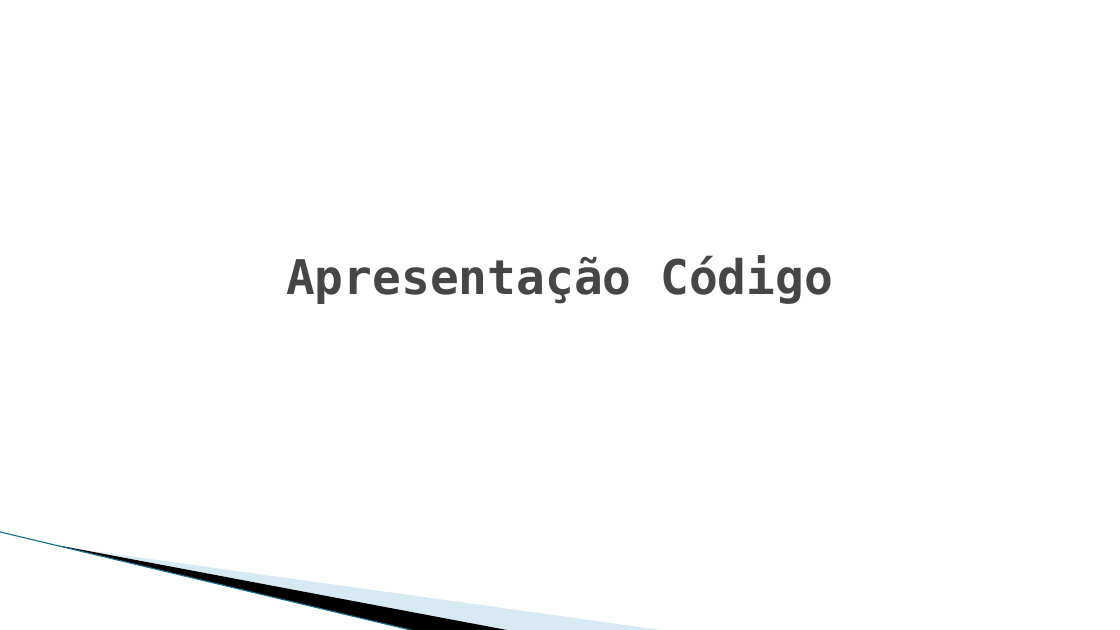
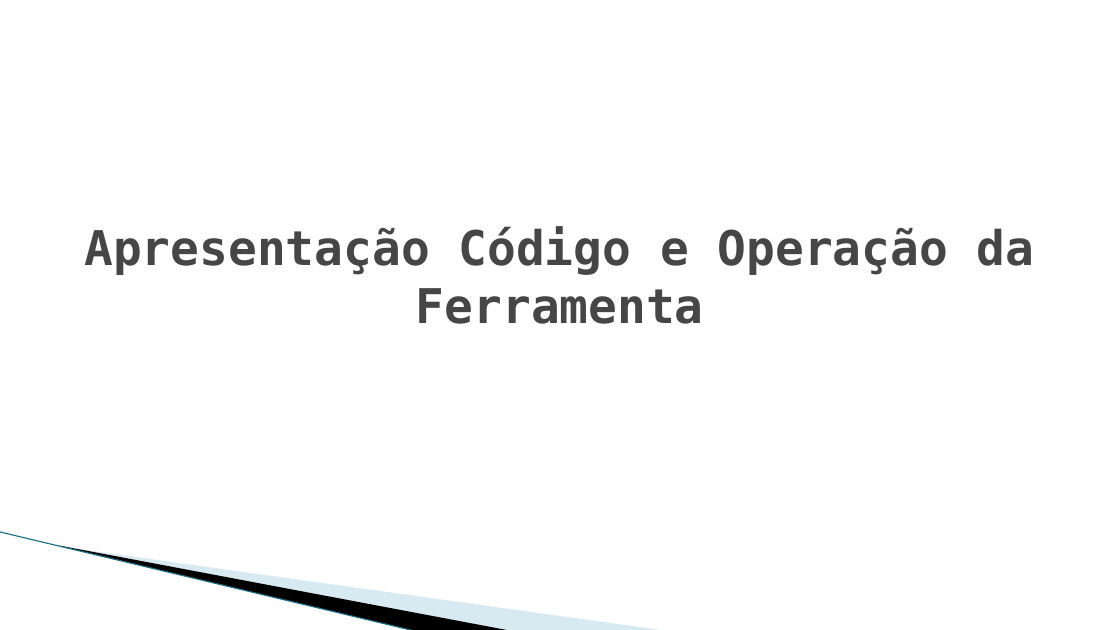
Before and after one commit to rodrigodmalves/integraFacil, a slide deck: slide 7 of artigo/Alves, Rodrigo - SUÍTE DE INTEGRAÇÃO DE SISTEMAS WEB.pptx (slide 5 before the commit). Drawn at 1120x630 pixels with LibreOffice and Linux fonts; fonts in the diff are those of the drawing; background and template pictures are left out. Boxes give left, top, right and bottom in pixels: in the first picture for what was removed or moved away, otherwise in the second. Text is boxed around its words. In the diff, an @@ line names an element or a change of style, - is before the commit and + after.

```diff
--- a/artigo/Alves, Rodrigo - SUÍTE DE INTEGRAÇÃO DE SISTEMAS WEB.pptx
+++ b/artigo/Alves, Rodrigo - SUÍTE DE INTEGRAÇÃO DE SISTEMAS WEB.pptx
@@ title at box(84, 226, 1035, 324): text changed @@
-Apresentação Código
+Apresentação Código e Operação da Ferramenta
```
Also in this commit, not shown: 1 other slide changed, 4 slides added, 6 other files.
